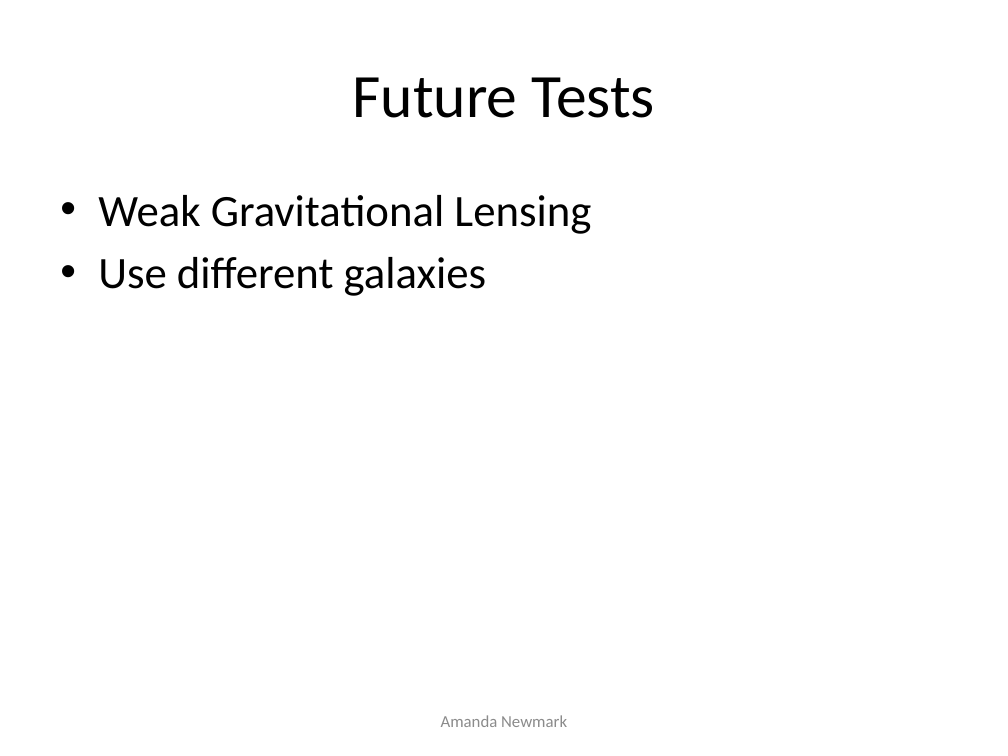
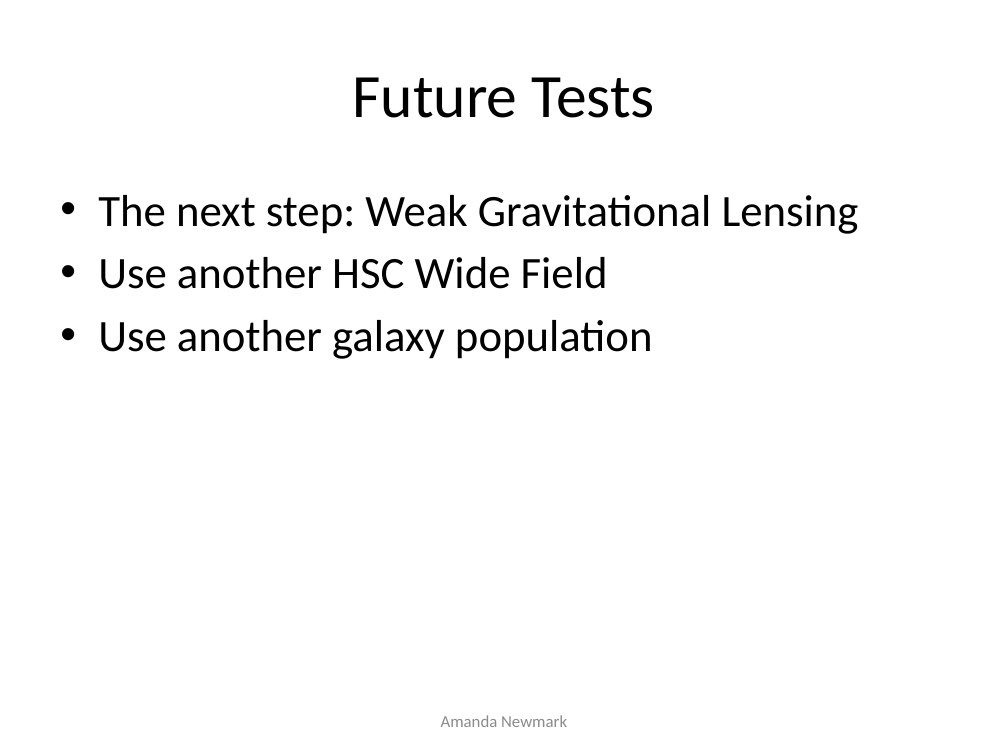
Before and after one commit to anewmark/galaxy_dark_matter, a slide deck: slide 13 of big_presentation.pptx. Drawn at 1008x756 pixels with LibreOffice and Linux fonts; fonts in the diff are those of the drawing. Boxes give left, top, right and bottom in pixels: in the first picture for what was removed or moved away, otherwise in the second. Text is boxed around its words. In the diff, an @@ line names an element or a change of style, - is before the commit and + after.

```diff
--- a/big_presentation.pptx
+++ b/big_presentation.pptx
@@ text at (x1=98, y1=195, x2=859, y2=359): text changed @@
-• Weak Gravitational Lensing
-• Use different galaxies
+• The next step: Weak Gravitational Lensing
+• Use another HSC Wide Field
+• Use another galaxy population
```
Also in this commit, not shown: 8 other slides changed, 2 slides added, 2 slides removed, 3 other files.
